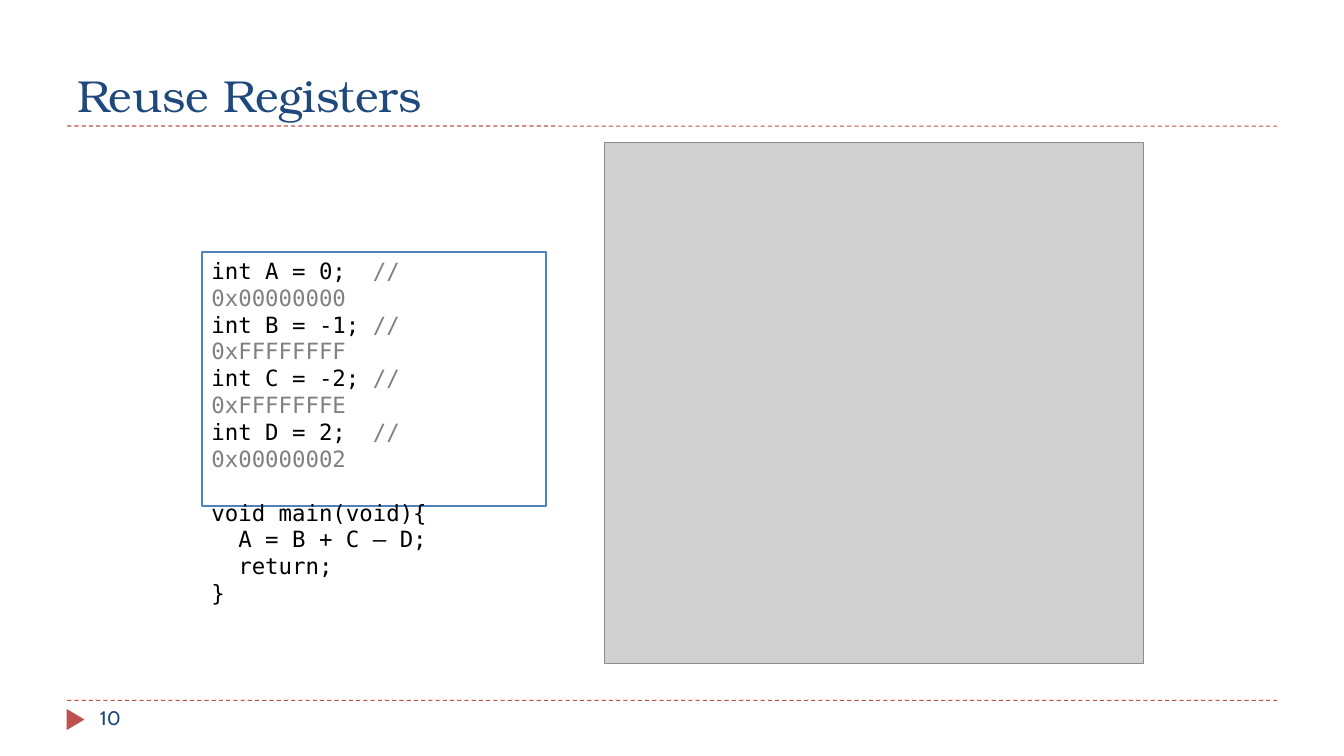
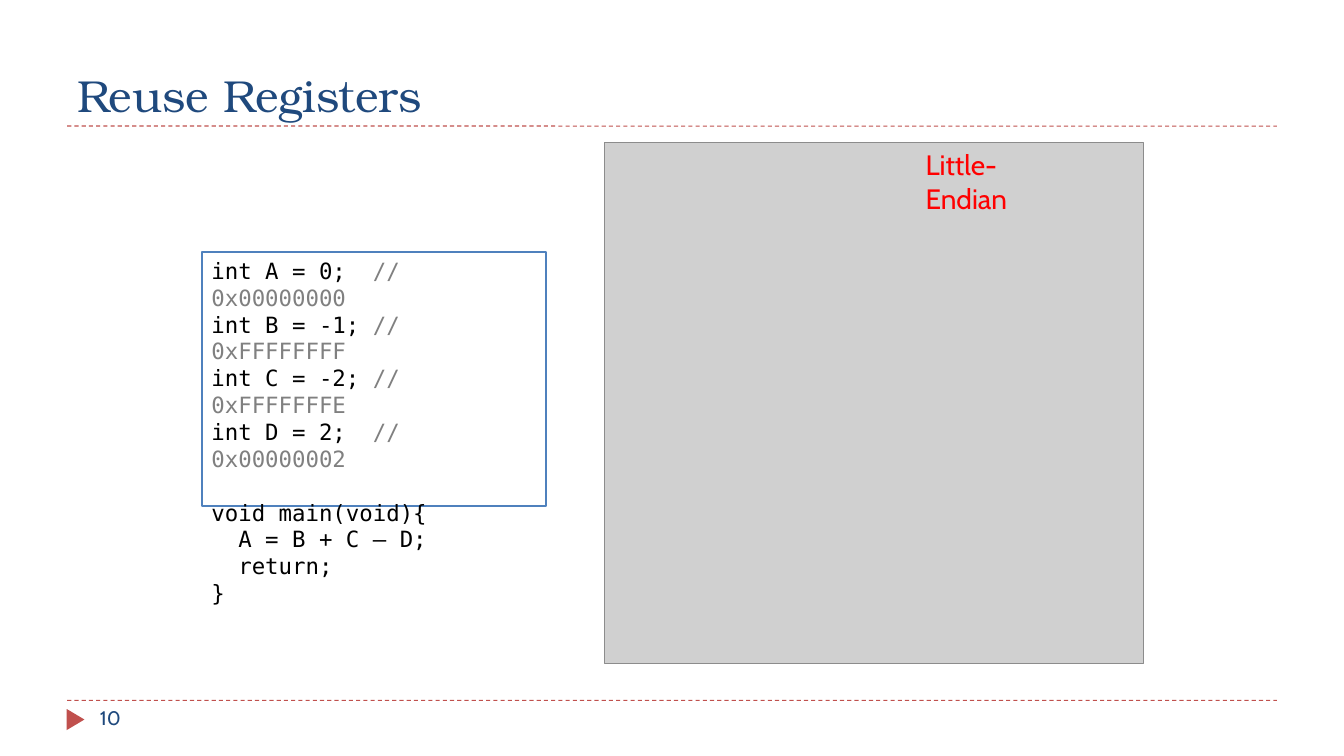
Before and after one commit to guhofstra/CSC111Fa25, a slide deck: slide 10 of PPTs/Ch7_Structured_Programming.pptx. Drawn at 1344x756 pixels with LibreOffice and Linux fonts; fonts in the diff are those of the drawing; grey boxes stand for pictures. Boxes give left, top, right and bottom in pixels: in the first picture for what was removed or moved away, otherwise in the second. Text is boxed around its words. In the diff, an @@ line names an element or a change of style, - is before the commit and + after.

```diff
--- a/PPTs/Ch7_Structured_Programming.pptx
+++ b/PPTs/Ch7_Structured_Programming.pptx
@@ text added at [926,154,1008,210], 20 pt, text #FF0000 @@
+Little-Endian
```
Also in this commit, not shown: 5 other slides changed, 2 other files.
